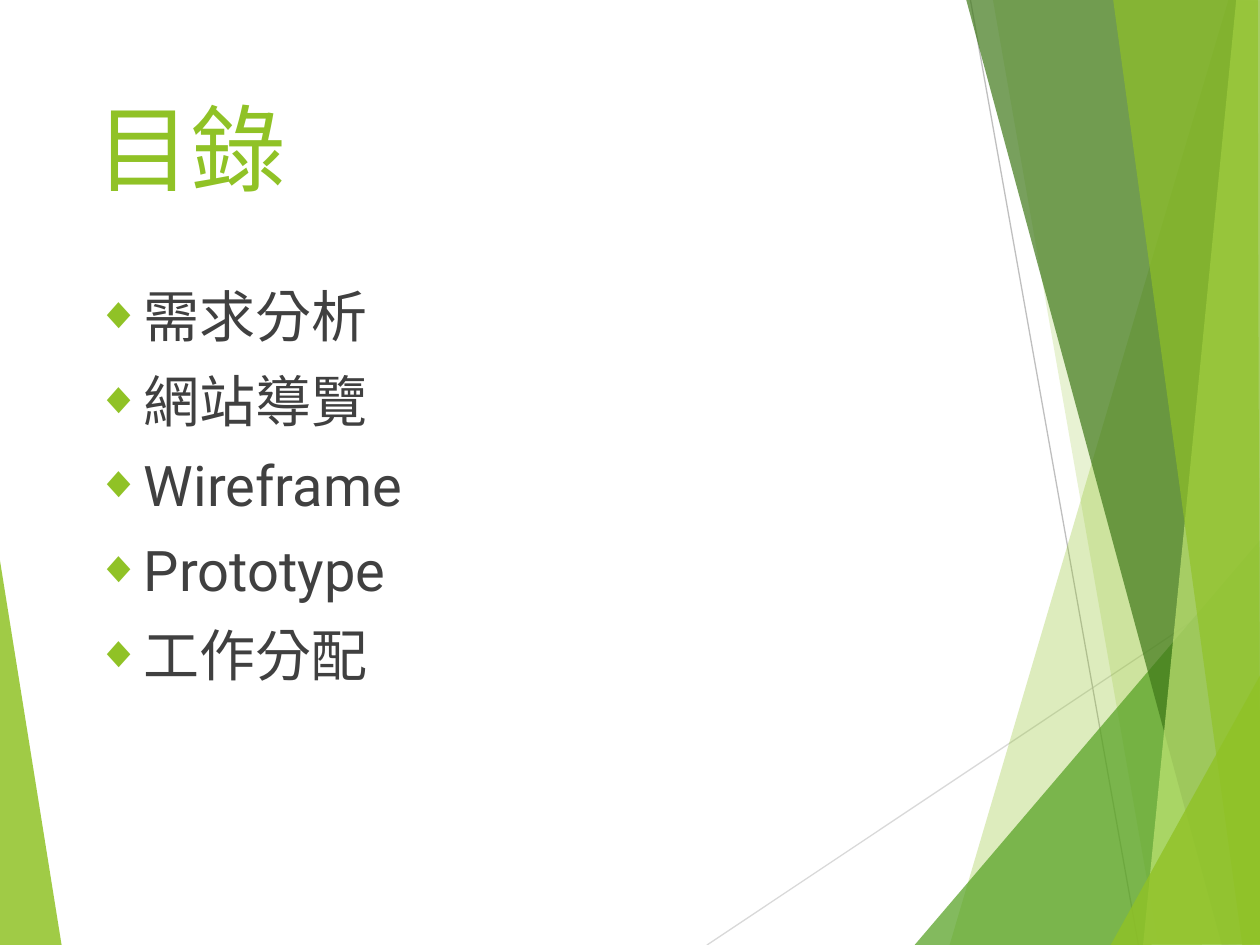
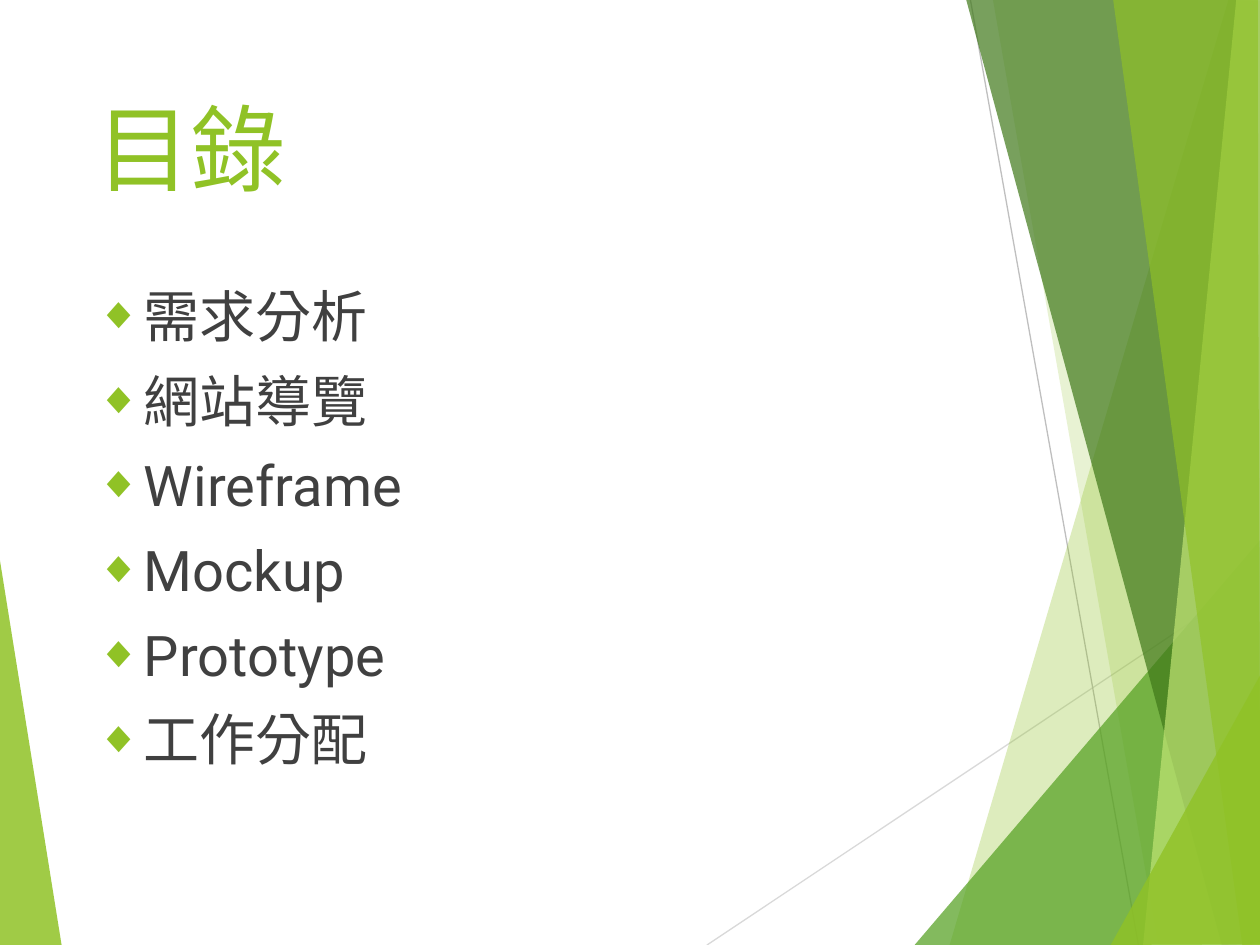
Before and after one commit to ag19930219/NUK, a slide deck: slide 2 of Web前端設計_第二組.pptx. Drawn at 1260x945 pixels with LibreOffice and Linux fonts; fonts in the diff are those of the drawing. Boxes give left, top, right and bottom in pixels: in the first picture for what was removed or moved away, otherwise in the second. Text is boxed around its words. In the diff, an @@ line names an element or a change of style, - is before the commit and + after.

```diff
--- a/Web前端設計_第二組.pptx
+++ b/Web前端設計_第二組.pptx
@@ text at [144,549,345,603]: paragraph added @@
+◆ Mockup
```
Also in this commit, not shown: 4 slides added, 1 slide removed, 12 other files.
